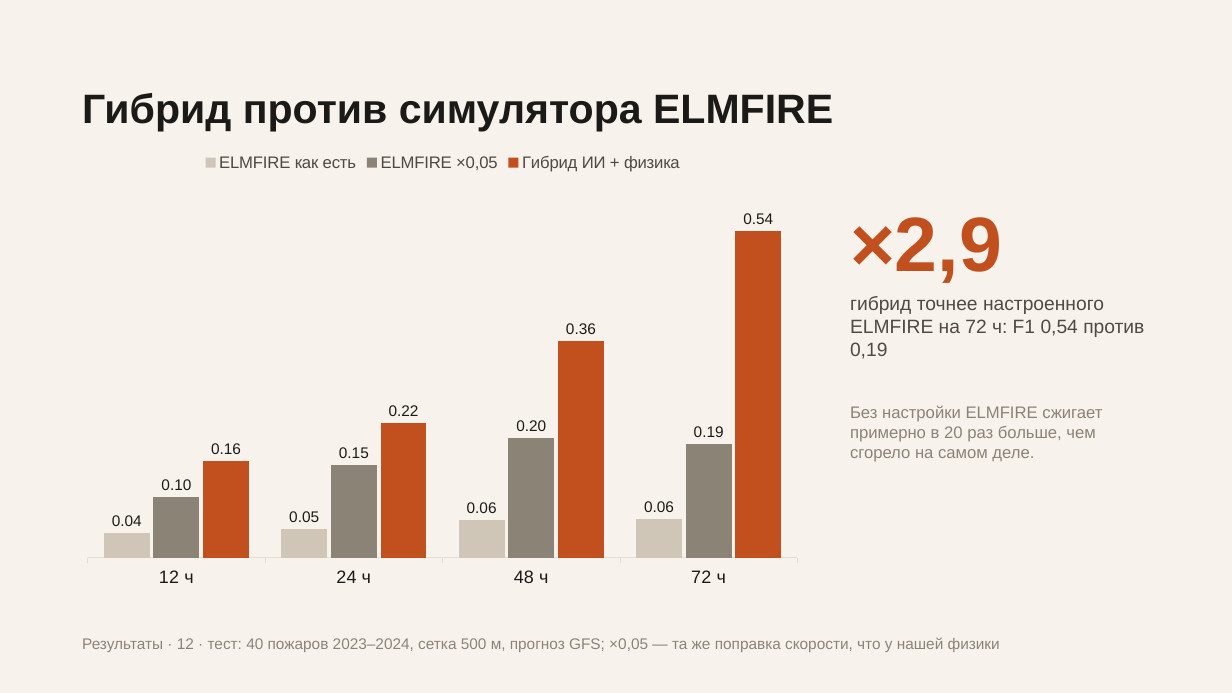
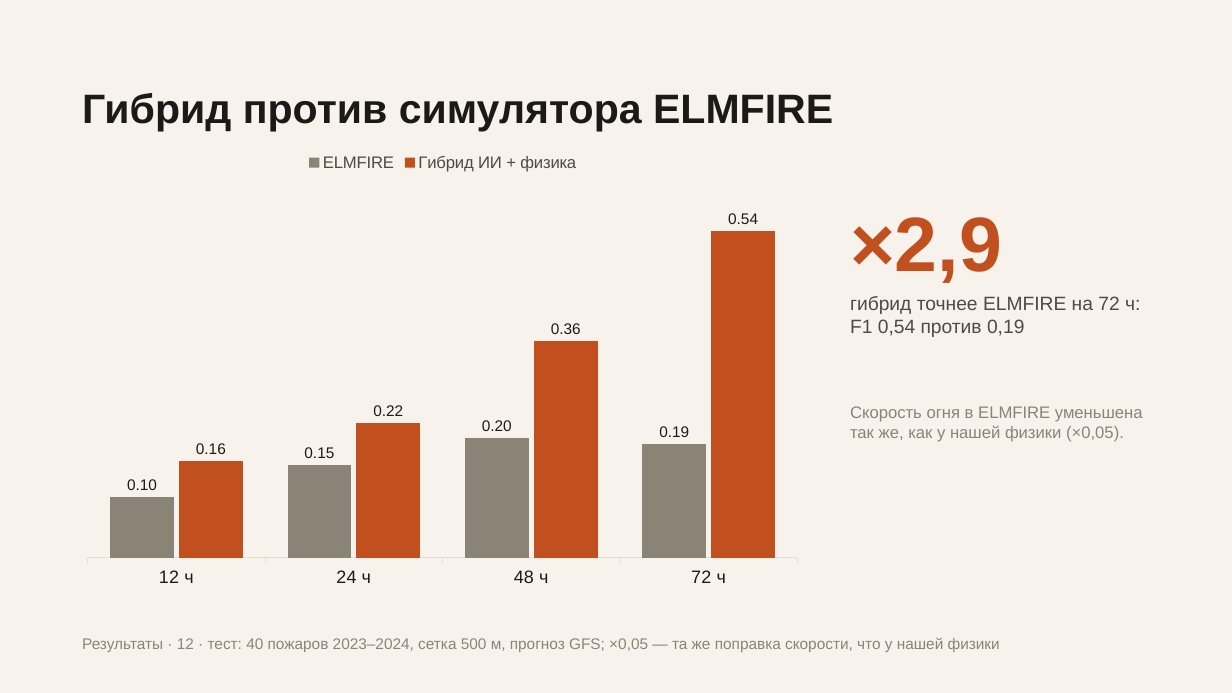
Before and after one commit to Bekabaev/fire_proj, a slide deck: slide 12 of presentation/presentation_short.pptx. Drawn at 1232x693 pixels with LibreOffice and Linux fonts; fonts in the diff are those of the drawing. Boxes give left, top, right and bottom in pixels: in the first picture for what was removed or moved away, otherwise in the second. Text is boxed around its words. In the diff, an @@ line names an element or a change of style, - is before the commit and + after.

```diff
--- a/presentation/presentation_short.pptx
+++ b/presentation/presentation_short.pptx
@@ column chart at (73,143,812,596) @@
-ELMFIRE как есть: 0.04, 0.05, 0.06, 0.06
+ELMFIRE: 0.1, 0.15, 0.2, 0.19
@@ colour of ELMFIRE #CFC6B8 to #8C8377 @@
-ELMFIRE ×0,05: 0.1, 0.15, 0.2, 0.19
+Гибрид ИИ + физика: 0.16, 0.22, 0.36, 0.54
@@ colour of Гибрид ИИ + физика #8C8377 to #C2501E @@
-Гибрид ИИ + физика: 0.16, 0.22, 0.36, 0.54
@@ text at (850,296,1140,337): text changed @@
-гибрид точнее настроенного ELMFIRE на 72 ч: F1 0,54 против 0,19
+гибрид точнее ELMFIRE на 72 ч: F1 0,54 против 0,19
@@ text at (850,406,1143,442): text changed @@
-Без настройки ELMFIRE сжигает примерно в 20 раз больше, чем сгорело на самом деле.
+Скорость огня в ELMFIRE уменьшена так же, как у нашей физики (×0,05).
```
Also in this commit, not shown: 8 other slides changed, 9 other files.
